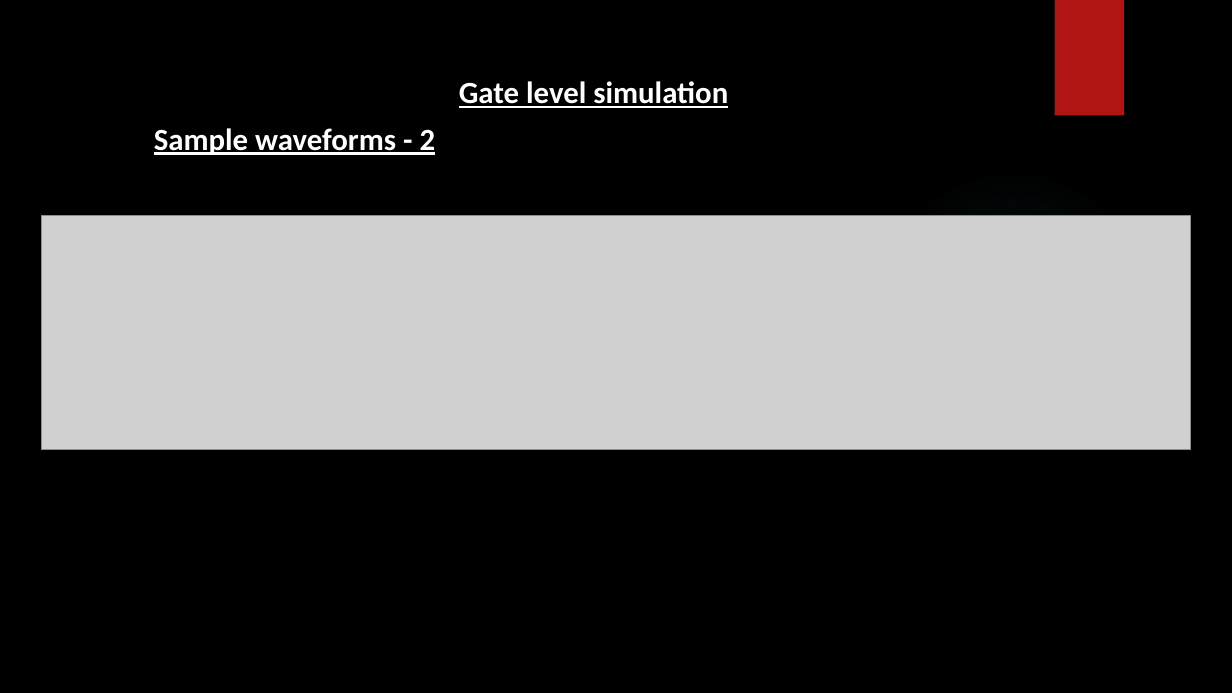
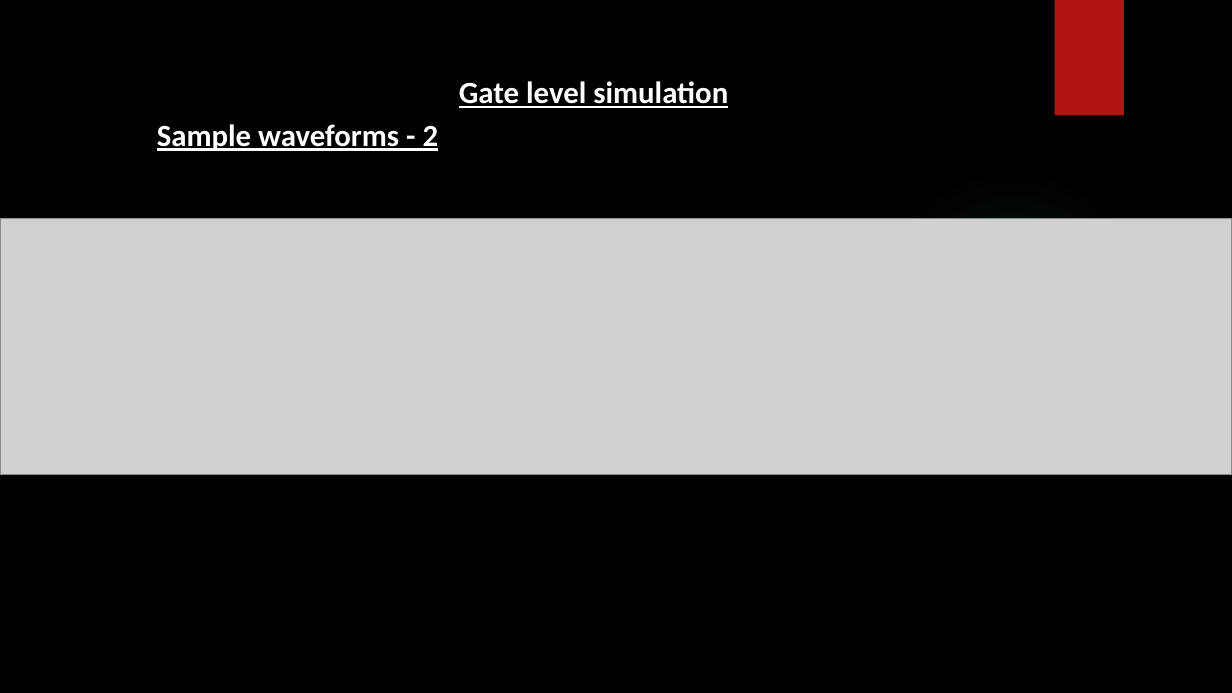
Before and after one commit to LeorBrennerWork/Verilog-Group-Assignment, a slide deck: slide 9 of הגשה/מצגת_סוף_קורס-_ורילוג.pptx. Drawn at 1232x693 pixels with LibreOffice and Linux fonts; fonts in the diff are those of the drawing; grey boxes stand for pictures; background and template pictures are left out. Boxes give left, top, right and bottom in pixels: in the first picture for what was removed or moved away, otherwise in the second. Text is boxed around its words. In the diff, an @@ line names an element or a change of style, - is before the commit and + after.

```diff
--- a/הגשה/מצגת_סוף_קורס-_ורילוג.pptx
+++ b/הגשה/מצגת_סוף_קורס-_ורילוג.pptx
@@ text "Sample waveforms - 2": place and size @@
-text "Sample waveforms - 2" at (154,128,436,155)
+text "Sample waveforms - 2" at (157,124,439,151)
@@ picture: place and size @@
-picture at (42,215,1190,450)
+picture at (0,219,1232,474)
```
Also in this commit, not shown: 3 other slides changed.
